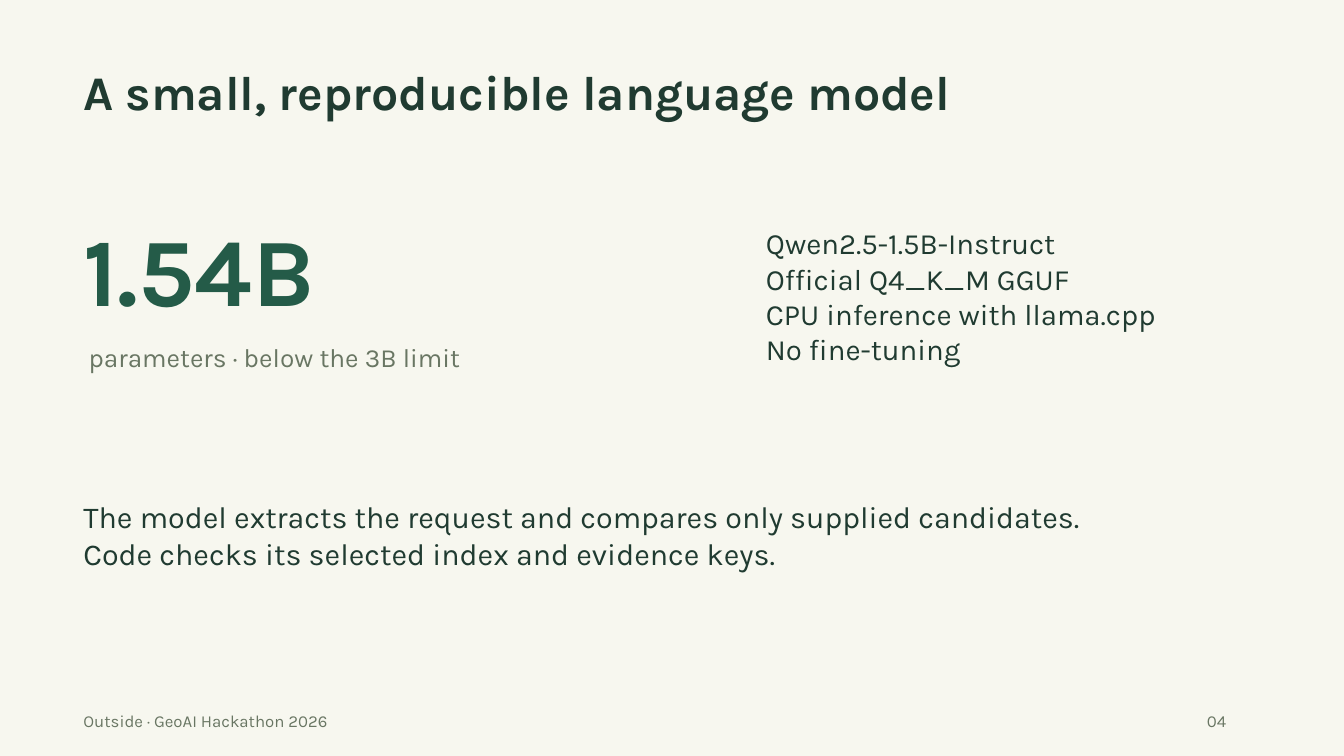
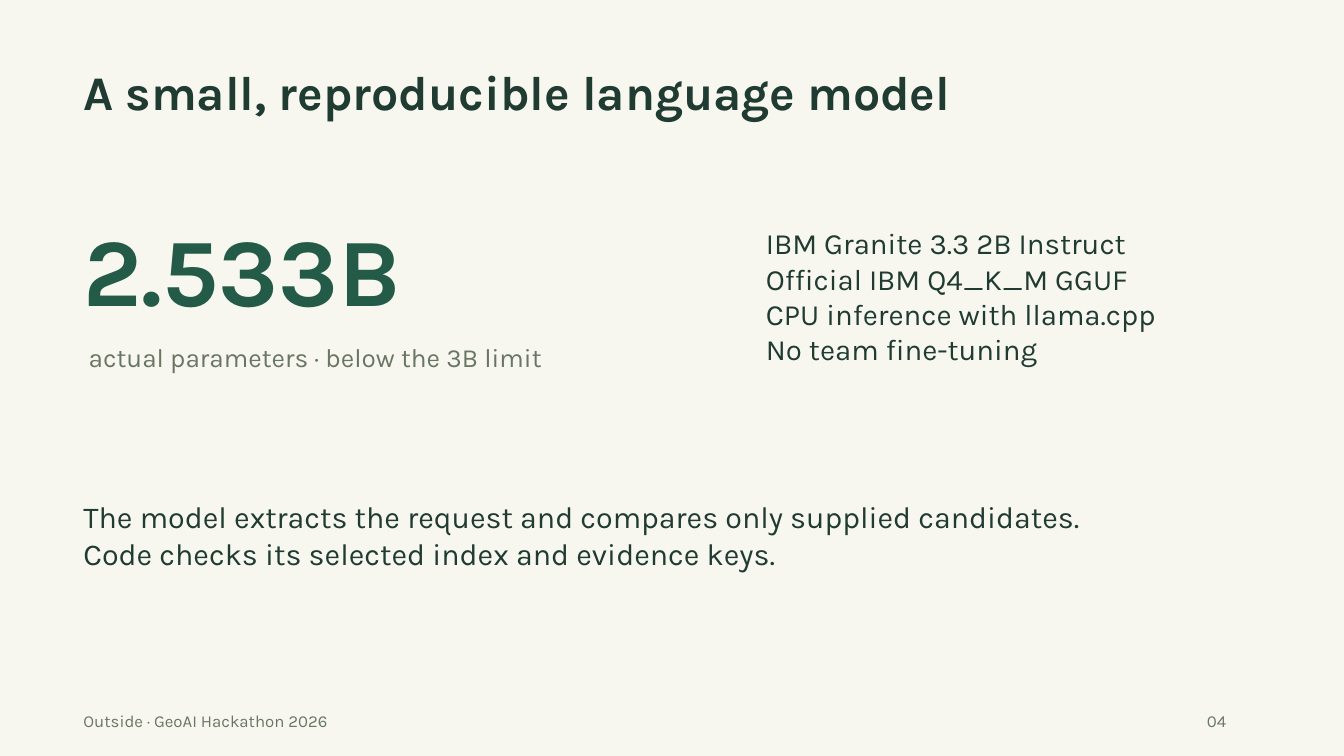
Before and after one commit to F4K3S4T1SH/geoai-outdoor-assistant, a slide deck: slide 4 of submission/outside-geoai-hackathon.pptx. Drawn at 1344x756 pixels with LibreOffice and Linux fonts; fonts in the diff are those of the drawing. Boxes give left, top, right and bottom in pixels: in the first picture for what was removed or moved away, otherwise in the second. Text is boxed around its words. In the diff, an @@ line names an element or a change of style, - is before the commit and + after.

Commit message:
Upgrade NEXA to verified Granite 2.533B and harden planning with broad validation

```diff
--- a/submission/outside-geoai-hackathon.pptx
+++ b/submission/outside-geoai-hackathon.pptx
@@ text at (x1=766, y1=234, x2=1127, y2=295): text changed @@
-Qwen2.5-1.5B-Instruct
-Official Q4_K_M GGUF
+IBM Granite 3.3 2B Instruct
+Official IBM Q4_K_M GGUF
@@ text at (x1=83, y1=242, x2=401, y2=308): text changed @@
-1.54B
+2.533B
@@ text at (x1=89, y1=349, x2=541, y2=373): text changed @@
-parameters · below the 3B limit
+actual parameters · below the 3B limit
@@ text at (x1=766, y1=339, x2=1038, y2=367): text changed @@
-No fine-tuning
+No team fine-tuning
```
Also in this commit, not shown: 3 other slides changed, 37 other files.
